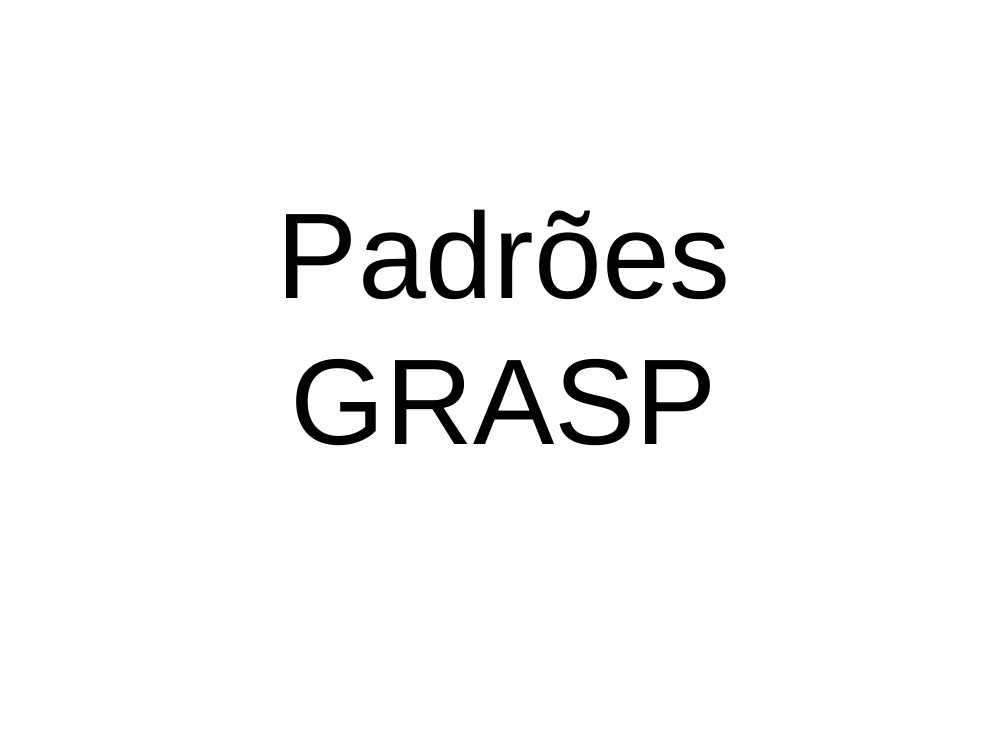
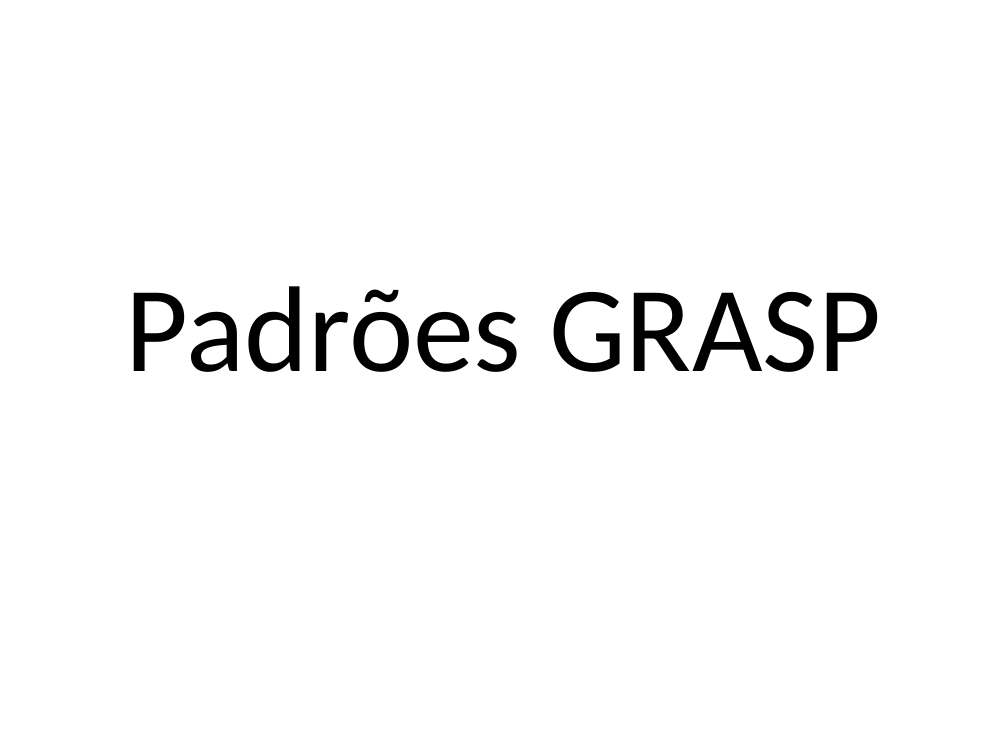
Before and after one commit to I-am-Gabi/open-bands, a slide deck: slide 24 of Documentos/Apresentacao/padrao_controlador.odp (slide 23 before the commit). Drawn at 1008x756 pixels with LibreOffice and Linux fonts; fonts in the diff are those of the drawing; background and template pictures are left out. Boxes give left, top, right and bottom in pixels: in the first picture for what was removed or moved away, otherwise in the second. Text is boxed around its words. In the diff, an @@ line names an element or a change of style, - is before the commit and + after.

```diff
--- a/Documentos/Apresentacao/padrao_controlador.odp
+++ b/Documentos/Apresentacao/padrao_controlador.odp
@@ subtitle "Padrões GRASP" at [126, 286, 881, 372]: font Arial to Calibri @@
```
Also in this commit, not shown: 4 other slides changed, 4 slides added, 3 slides removed, 2 other files.
